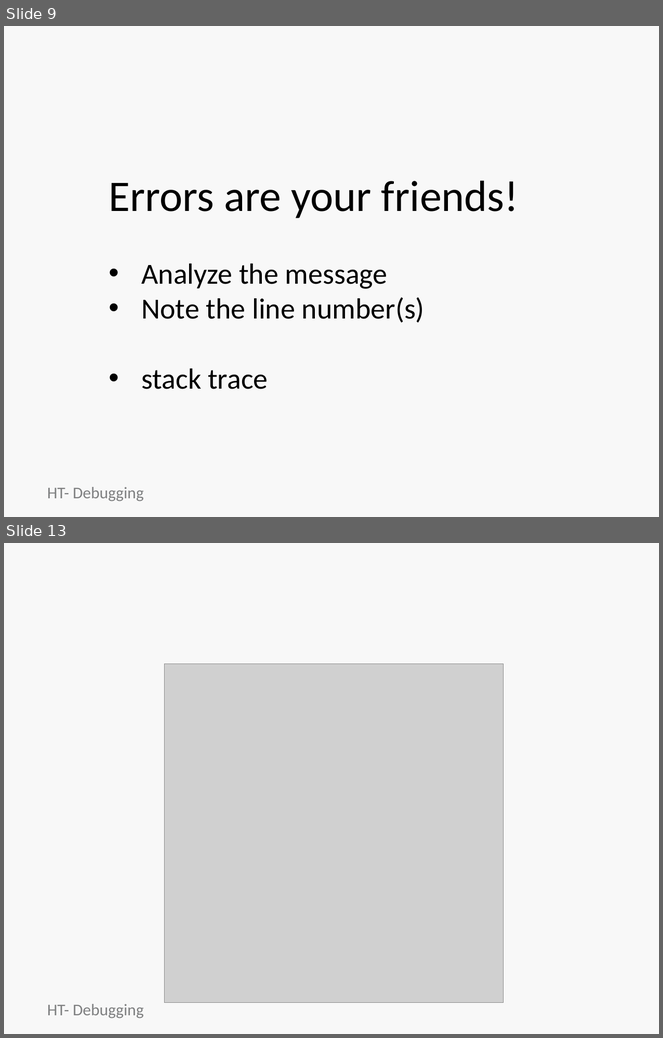
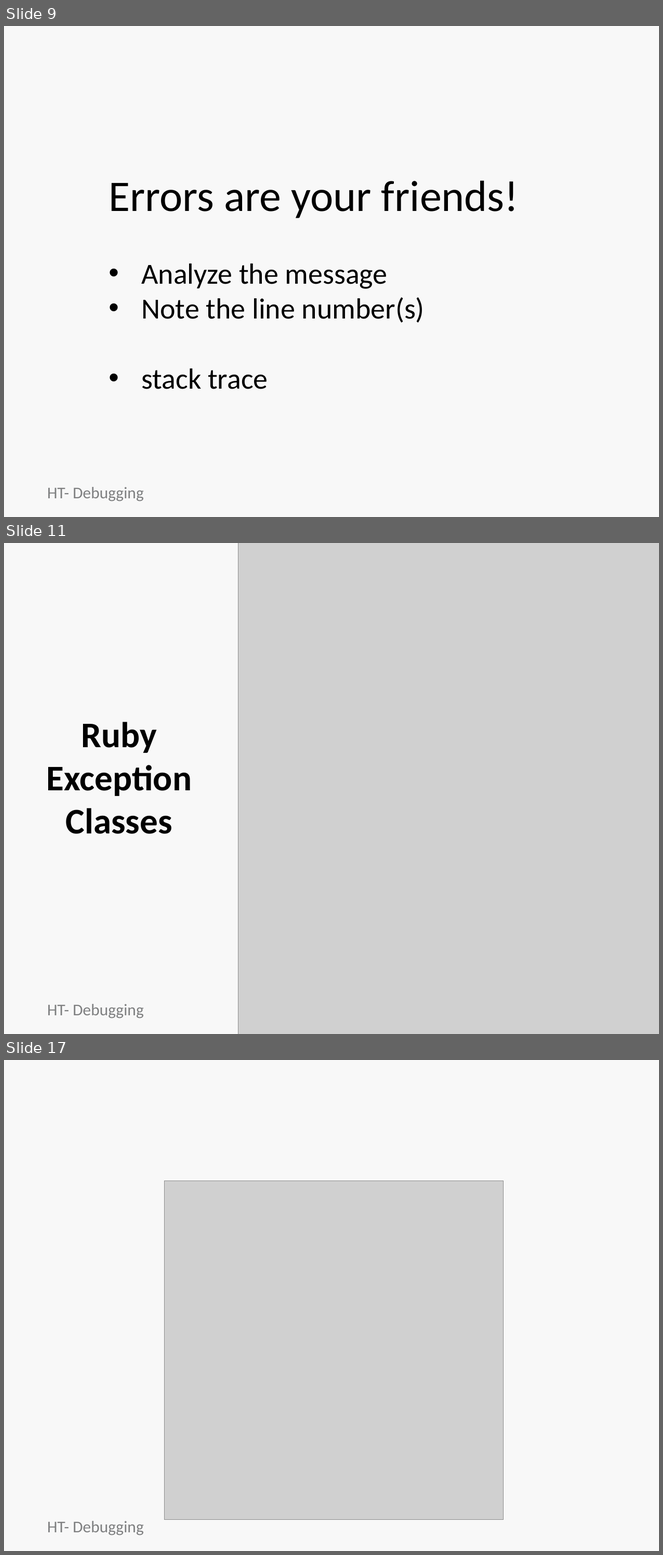
Before and after one commit to jumpcheng/debugging_notes, a slide deck: HT-debugging-basics.pptx. Shown one above the other, each under a label of ours: slides 9 and 13 before the commit, slides 9, 11 and 17 after it; the slides between them are not shown. The pictures are 663x1038 and 663x1555 pixels, drawn with LibreOffice and Linux fonts; fonts in the diff are those of the drawing; grey boxes stand for pictures; background and template pictures are left out. Boxes give left, top, right and bottom in pixels: in the first picture for what was removed or moved away, otherwise in the second. Text is boxed around its words. In the diff, an @@ line names an element or a change of style, - is before the commit and + after.

```diff
--- a/HT-debugging-basics.pptx
+++ b/HT-debugging-basics.pptx
@@ slide 11 added at [4,543,659,1034], background picture (left out) @@
@@ picture added at [238,543,659,1034] @@
@@ title added at [47,722,192,834], 39.6 pt, text #000000, bold @@
+Ruby Exception Classes
@@ text added at [47,1004,143,1019], 18 pt, text #7E7F80 @@
+HT- Debugging
@@ what was slide 13 is now slide 17 @@
```
Also in this commit, not shown: 9 slides changed, 3 other slides added, 2 other files.
